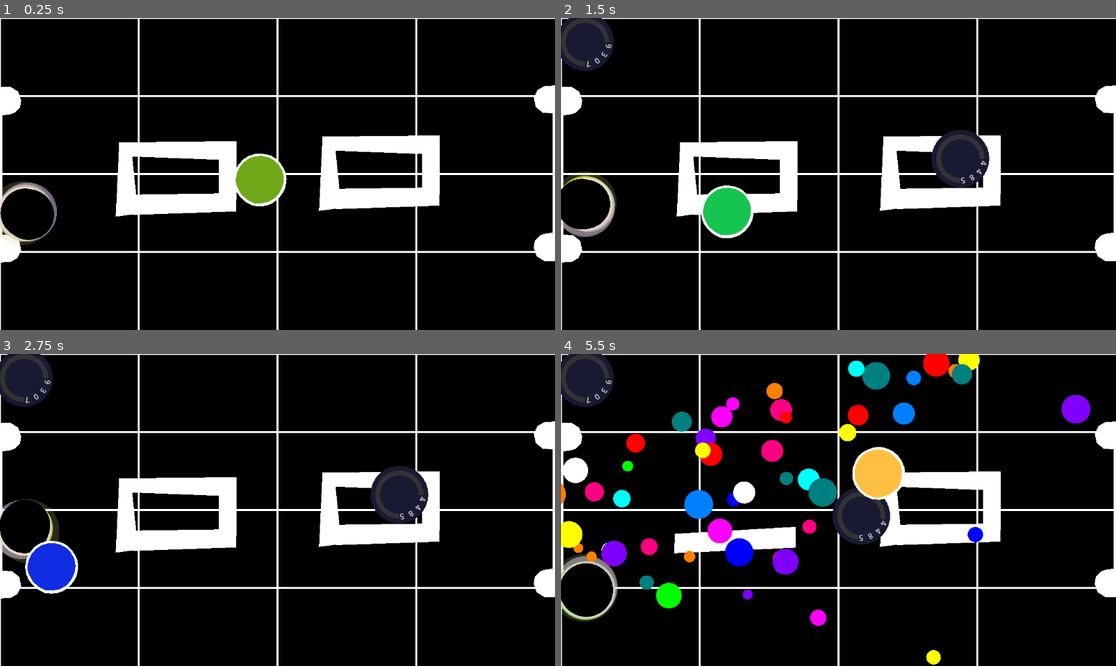
Above: before the commit, frames 1-4 (two rows, left to right).
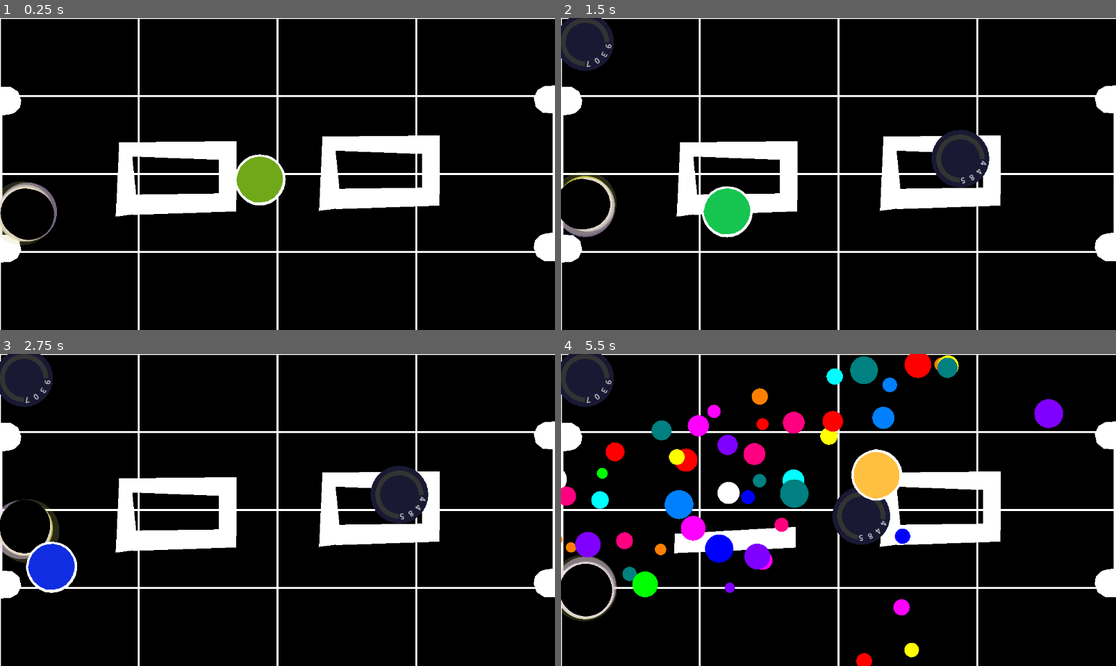
Above: after the commit, the same moments.

Repository: nuitsdesbassins2025/display-engine
Game: Godot game, scene res://Scenes/dogeball.tscn
Two runs of this game, one before a commit and one after it. Both use one fixed random seed, a clock stepped at 60 frames per second and the inputs below.
Inputs (mouse positions are in pixels of both pictures, inside the frame that each line leads up to):
- Up to frame 1 (0.25 s): no input
- Up to frame 2 (1.5 s): tap Enter at 0.5 s; move the mouse to (960, 158) at 0.52 s; hold D 0.53-1.28 s; tap Z at 0.6 s; click (960, 158) at 0.67 s; move the mouse to (727, 189) at 1.27 s; hold S from 1.28 s (still down); tap E at 1.35 s
- Up to frame 3 (2.75 s): move the mouse to (333, 441) at 2.02 s; release S at 2.03 s; hold D from 2.03 s (still down); tap R at 2.1 s
- Up to frame 4 (5.5 s): move the mouse to (810, 572) at 2.77 s; tap one key every 0.75 s from 2.85 s: T F G H; click (810, 572) at 2.92 s; move the mouse to (1005, 556) at 3.52 s; release D at 3.53 s; hold A 3.53-5.03 s; move the mouse to (672, 463) at 4.27 s; move the mouse to (866, 510) at 5.02 s; hold S from 5.03 s (still down); click (866, 510) at 5.17 s

The runs differ from the first frame. In frame 1, 0.2% of the frame differs, in the area x 42-52%, y 43-61%; in frame 2, 0.2%; in frame 3, 0.2%; in frame 4, 15%, in the area x 0-96%, y 0-100%.

Commit message:
Update balle.tscn

Diff:
--- a/entities/balle/balle.tscn
+++ b/entities/balle/balle.tscn
@@ -17,12 +17,12 @@
 script = ExtResource("1_2ir51")
 
 [node name="CollisionShape2D" type="CollisionShape2D" parent="."]
-scale = Vector2(5, 5)
+scale = Vector2(4.82921, 4.82921)
 shape = SubResource("CircleShape2D_2ir51")
 
 [node name="Polygon2D2" type="Polygon2D" parent="."]
 position = Vector2(0, -0.8)
-scale = Vector2(1.09062, 1.09062)
+scale = Vector2(1.05336, 1.05336)
 polygon = PackedVector2Array(-0.4, -49.6, 13.8, -47.6, 21.8225, -44.9288, 29.8, -40, 38.327, -31.5418, 45.4, -20.4, 49. …(364 unchanged characters)…
 
 [node name="Polygon2D" type="Polygon2D" parent="Polygon2D2"]
